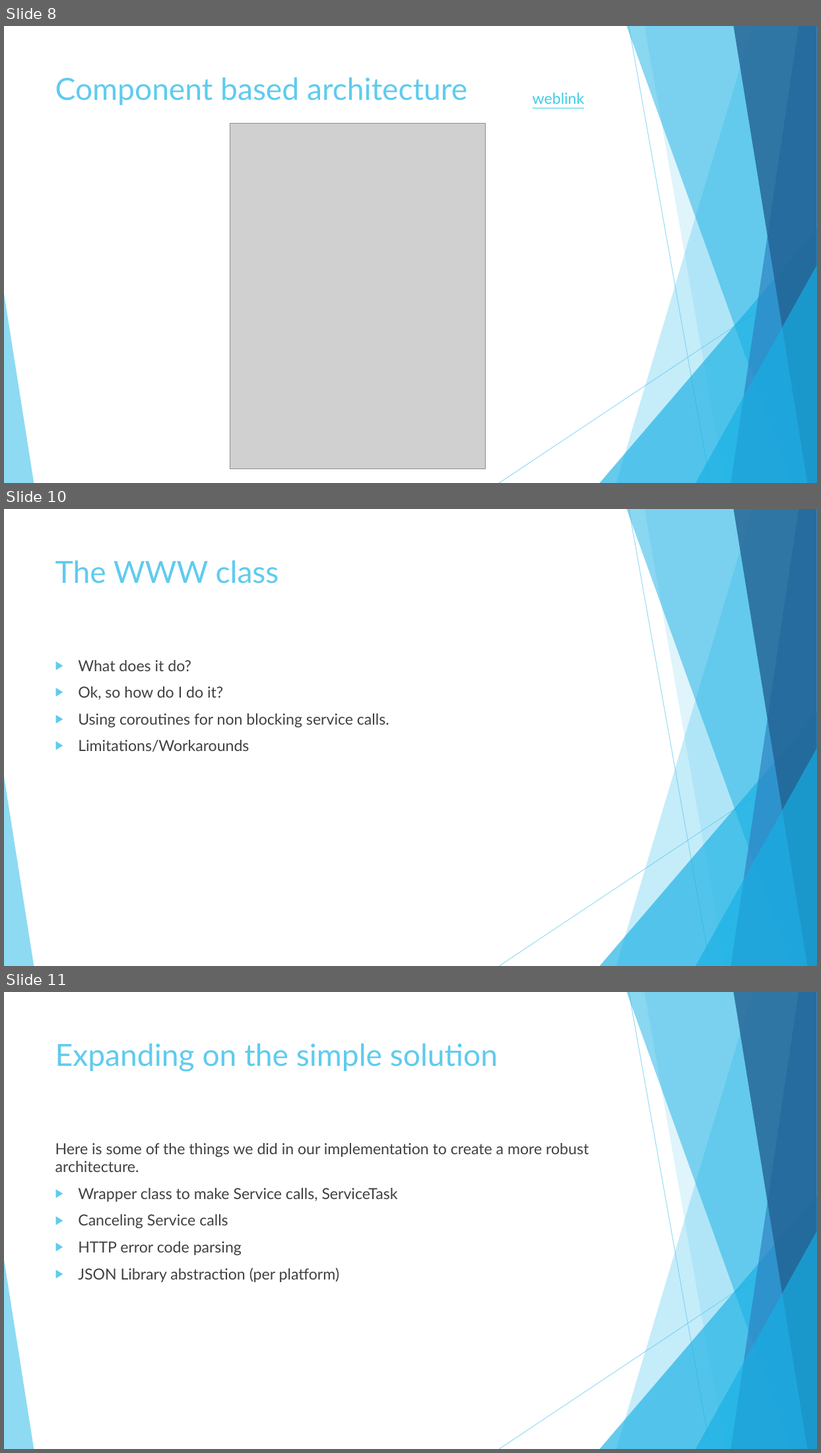
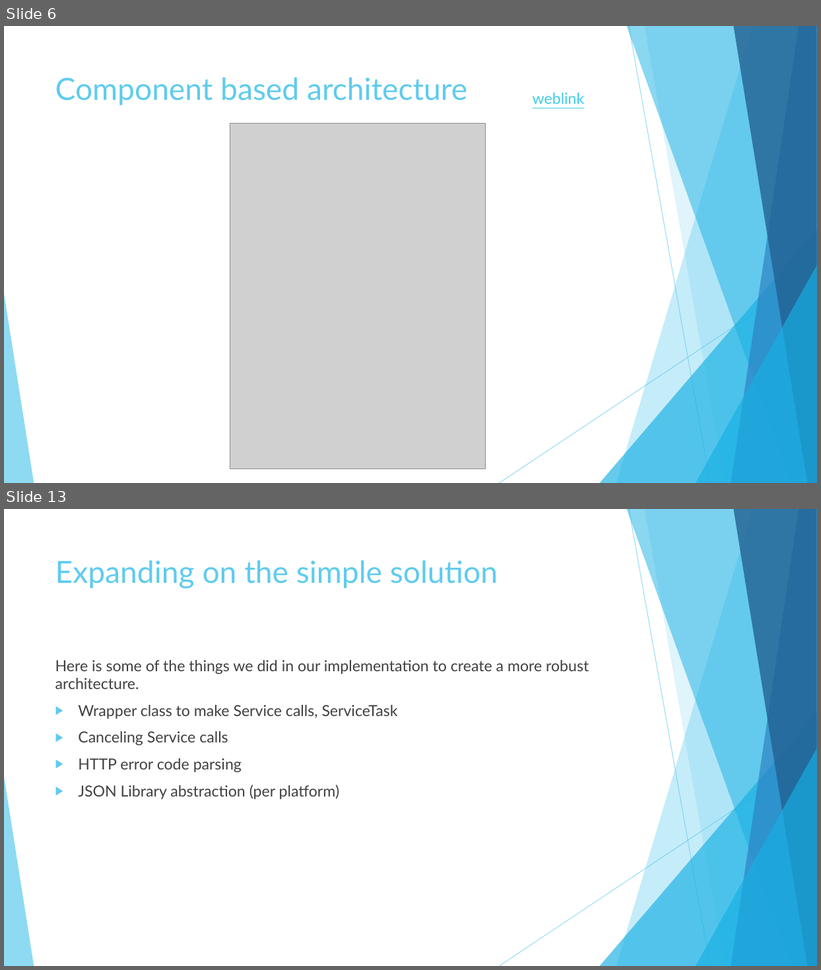
Before and after one commit to andrewboudreau/Leaderboard, a slide deck: Unity 3D and Azure.pptx. Shown one above the other, each under a label of ours: slides 8, 10 and 11 before the commit, slides 6 and 13 after it; the slides between them are not shown. The pictures are 821x1453 and 821x970 pixels, drawn with LibreOffice and Linux fonts; fonts in the diff are those of the drawing; grey boxes stand for pictures. Boxes give left, top, right and bottom in pixels: in the first picture for what was removed or moved away, otherwise in the second. Text is boxed around its words. In the diff, an @@ line names an element or a change of style, - is before the commit and + after.

```diff
--- a/Unity 3D and Azure.pptx
+++ b/Unity 3D and Azure.pptx
@@ slide 10 removed at [4,509,817,966], background #FFFFFF; not listed: 10 template elements that a slide beside it also shows @@
@@ title removed at [55,560,279,584] @@
-The WWW class
@@ text removed at [78,660,389,752] @@
-▶ What does it do?
-▶ Ok, so how do I do it?
-▶ Using coroutines for non blocking service calls.
-▶ Limitations/Workarounds
@@ what was slide 8 is now slide 6 @@
@@ what was slide 11 is now slide 13 @@
```
Also in this commit, not shown: 5 slides changed, 2 slides added.
